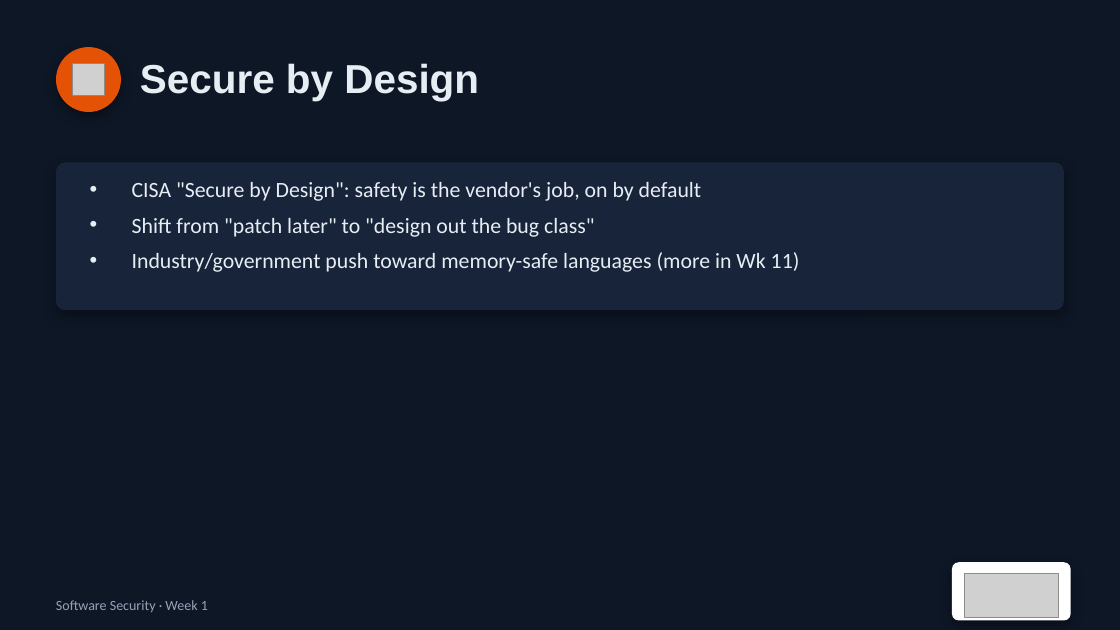
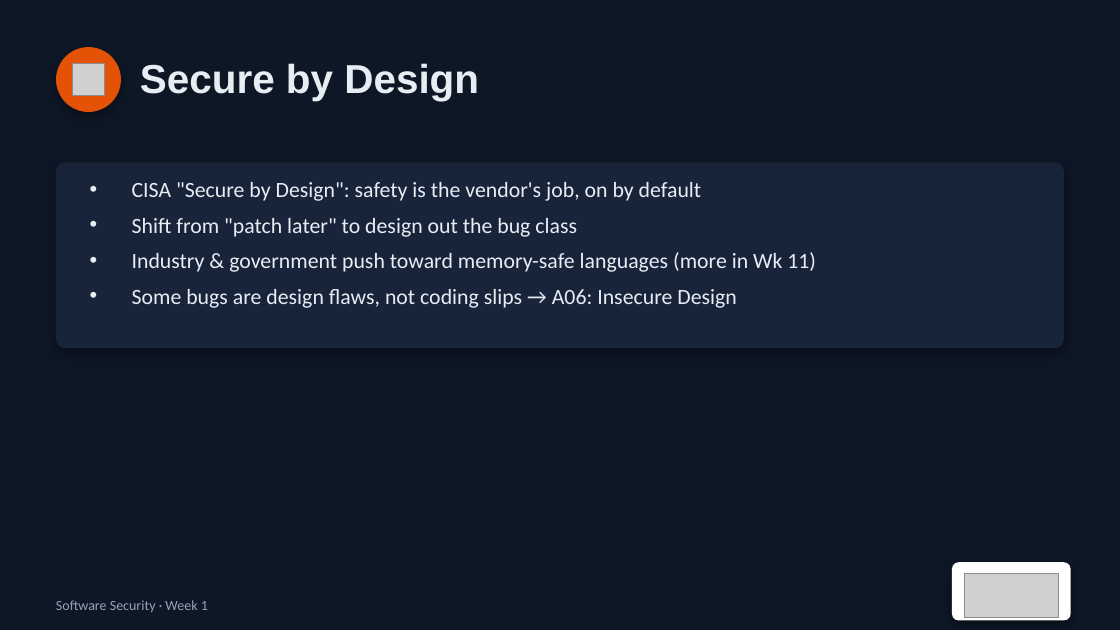
Before and after one commit to nutthakorn7/software-security, a slide deck: slide 11 of slides/pptx/week01.pptx (slide 9 before the commit). Drawn at 1120x630 pixels with LibreOffice and Linux fonts; fonts in the diff are those of the drawing; grey boxes stand for pictures. Boxes give left, top, right and bottom in pixels: in the first picture for what was removed or moved away, otherwise in the second. Text is boxed around its words. In the diff, an @@ line names an element or a change of style, - is before the commit and + after.

```diff
--- a/slides/pptx/week01.pptx
+++ b/slides/pptx/week01.pptx
@@ rounded rectangle: place and size @@
-rounded rectangle at bbox=[56, 162, 1064, 310]
+rounded rectangle at bbox=[56, 162, 1064, 348]
@@ rounded rectangle at bbox=[56, 162, 1064, 348]: proportions changed @@
@@ text at bbox=[132, 218, 816, 308]: text changed @@
-• Shift from "patch later" to "design out the bug class"
-• Industry/government push toward memory-safe languages (more in Wk 11)
+• Shift from "patch later" to design out the bug class
+• Industry & government push toward memory-safe languages (more in Wk 11)
+• Some bugs are design flaws, not coding slips → A06: Insecure Design
```
Also in this commit, not shown: 4 other slides changed, 2 slides added, 1 slide removed, 2 other files.
